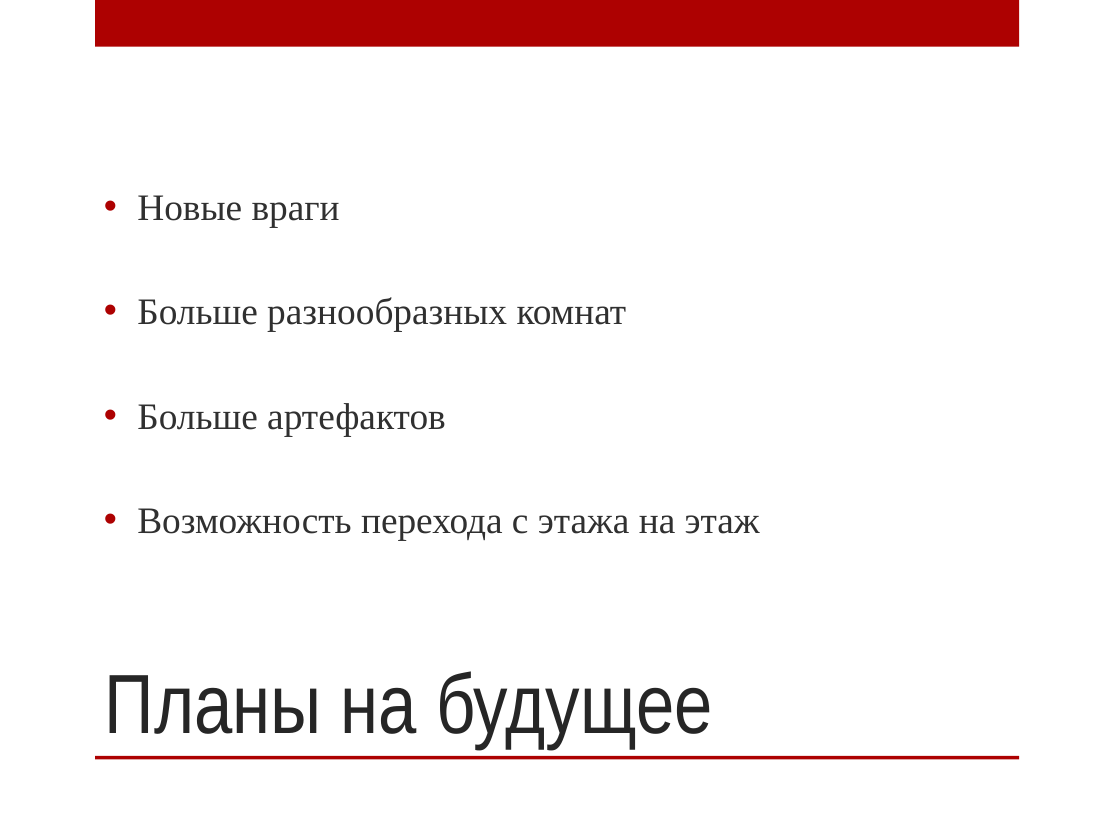
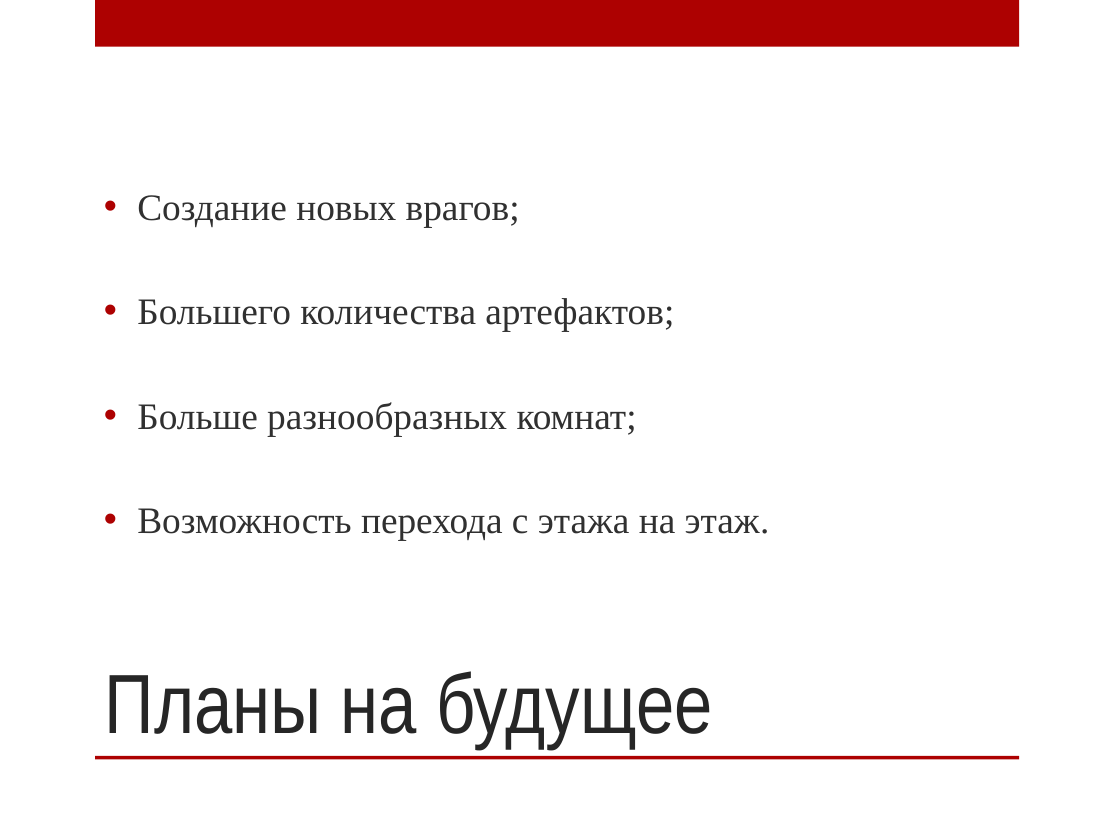
Before and after one commit to Freedom715/Game_Punks_not_ded, a slide deck: slide 5 of Punks not ded! Презентация.pptx. Drawn at 1120x840 pixels with LibreOffice and Linux fonts; fonts in the diff are those of the drawing; background and template pictures are left out. Boxes give left, top, right and bottom in pixels: in the first picture for what was removed or moved away, otherwise in the second. Text is boxed around its words. In the diff, an @@ line names an element or a change of style, - is before the commit and + after.

```diff
--- a/Punks not ded! Презентация.pptx
+++ b/Punks not ded! Презентация.pptx
@@ text at (137, 195, 770, 541): text changed @@
-• Новые враги
-• Больше разнообразных комнат
-• Больше артефактов
-• Возможность перехода с этажа на этаж
+• Создание новых врагов;
+• Большего количества артефактов;
+• Больше разнообразных комнат;
+• Возможность перехода с этажа на этаж.
```
Also in this commit, not shown: 2 other slides changed, 21 other files.
